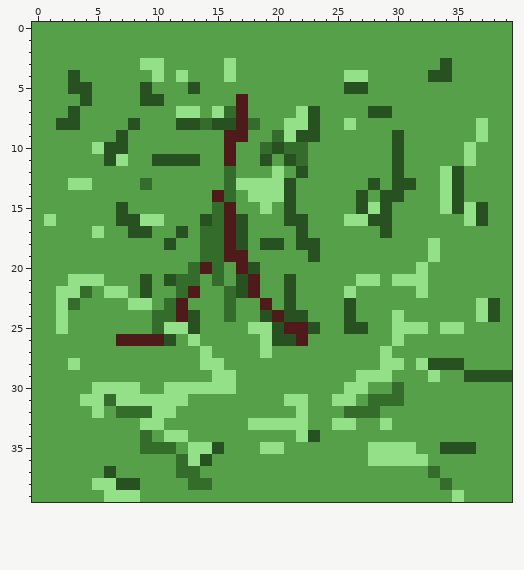
Pixel-art sprite: release/resources/bueno.png. That is the earlier state.
The file is 40x40 pixels.
The same view after the edit:
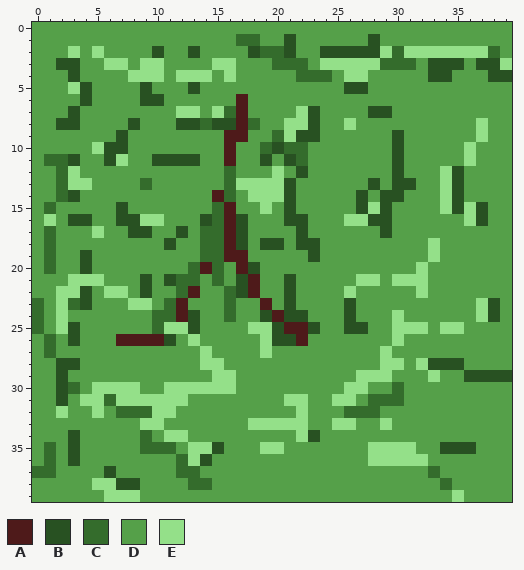
Palette (. is transparent): A #4e1a1a  B #285122  C #346c2c  D #55a049  E #94e089
Changes in this commit:
y 1: x 17..18 DD -> CC; x 21 D -> B; x 28 D -> B
y 2: x 3 D -> E; x 5 D -> E; x 10 D -> B; x 13 D -> B; x 18..21 DDDD -> BCCB; x 24..38 DDDDDDDDDDDDDDD -> BBBBBECEEEEEEEC
y 3: x 2..3 DD -> BB; x 6..7 DD -> EE; x 15 D -> E; x 20..22 DDD -> CCC; x 24..31 DDDDDDDD -> EEEEECCC; x 33 D -> B; x 35 D -> B; x 37..39 DDD -> BBE
y 4: x 8..9 DD -> EE; x 13..14 DD -> EE; x 22..24 DDD -> CCC; x 38..39 DD -> BB
y 5: x 3 B -> E
y 11: x 1..3 DDD -> CCB
y 12: x 2..3 DD -> CE
y 13: x 2 D -> C
y 14: x 2..3 DD -> CB
y 15: x 1 D -> C
y 16: x 3..4 DD -> BB
y 17..18: x 1 D -> C
y 19..20: x 1 D -> C; x 4 D -> B
y 22: x 4 C -> B
y 23: x 0 D -> C; x 4 D -> B
y 24: x 0 D -> C
y 25: x 0 D -> C; x 3 D -> B
y 26: x 1 D -> C; x 3 D -> B
y 27: x 1 D -> C
y 28: x 2..3 DE -> BB
y 29: x 2 D -> B
y 30: x 2..3 DD -> BC
y 31: x 2 D -> B
y 32: x 2 D -> E
y 34: x 3 D -> B
y 35..36: x 1 D -> C; x 3 D -> B
y 37: x 0..1 DD -> CC
Pixel boxes of the changes (left, top, right, bottom) in both pictures:
changed: (56, 34, 512, 94)
changed: (32, 154, 92, 478)
